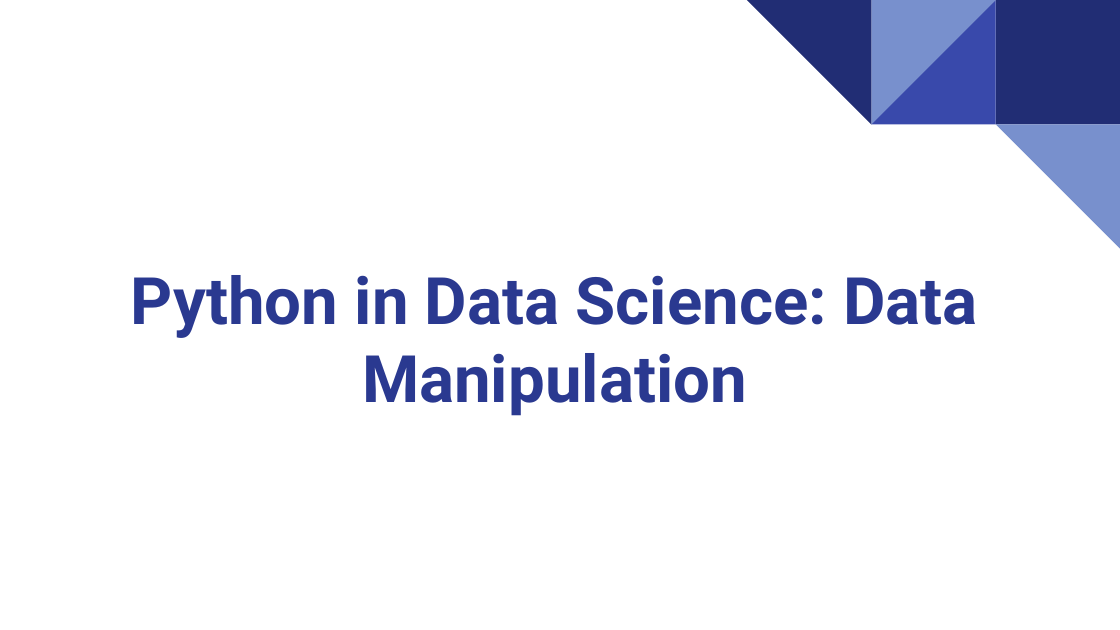
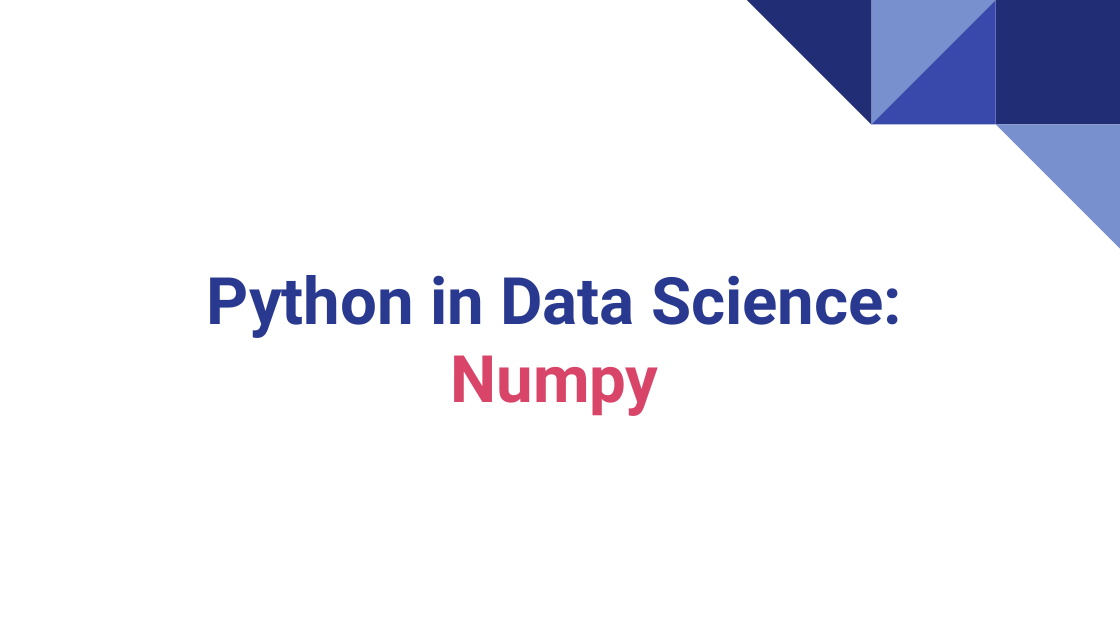
Before and after one commit to wg-training/wg-python-for-data-science-fundamental, a slide deck: slide 4 of slides/12 - Python in Data Science Introduction & Numpy.pptx (slide 1 before the commit). Drawn at 1120x630 pixels with LibreOffice and Linux fonts; fonts in the diff are those of the drawing. Boxes give left, top, right and bottom in pixels: in the first picture for what was removed or moved away, otherwise in the second. Text is boxed around its words. In the diff, an @@ line names an element or a change of style, - is before the commit and + after.

Commit message:
feat: update presentation slides for Python in Data Science and Numpy

```diff
--- a/slides/12 - Python in Data Science Introduction & Numpy.pptx
+++ b/slides/12 - Python in Data Science Introduction & Numpy.pptx
@@ title at [206, 275, 902, 416]: text changed @@
-Python in Data Science: Data Manipulation
+Python in Data Science:
+Numpy
```
Also in this commit, not shown: 4 other slides changed, 6 slides added, 7 slides removed, 3 other files.
